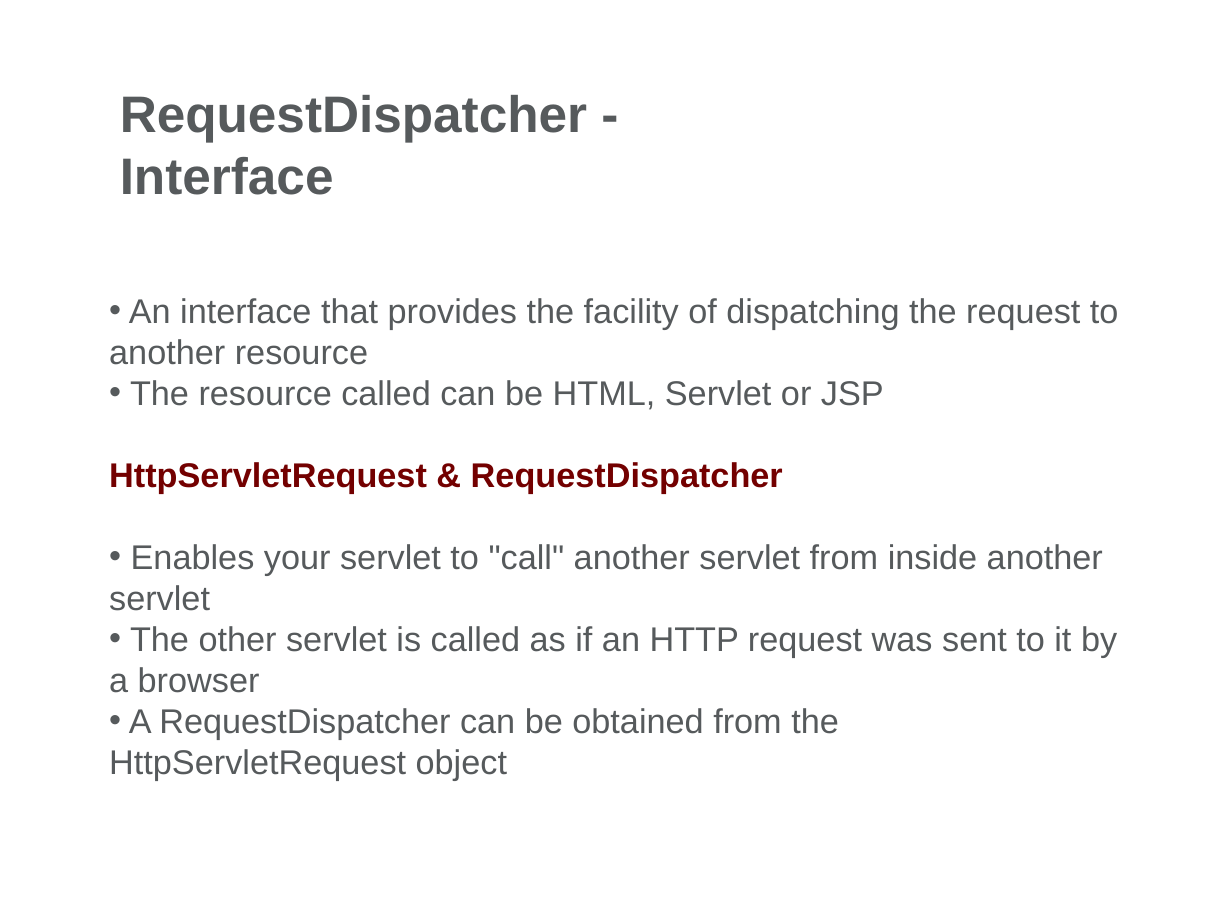
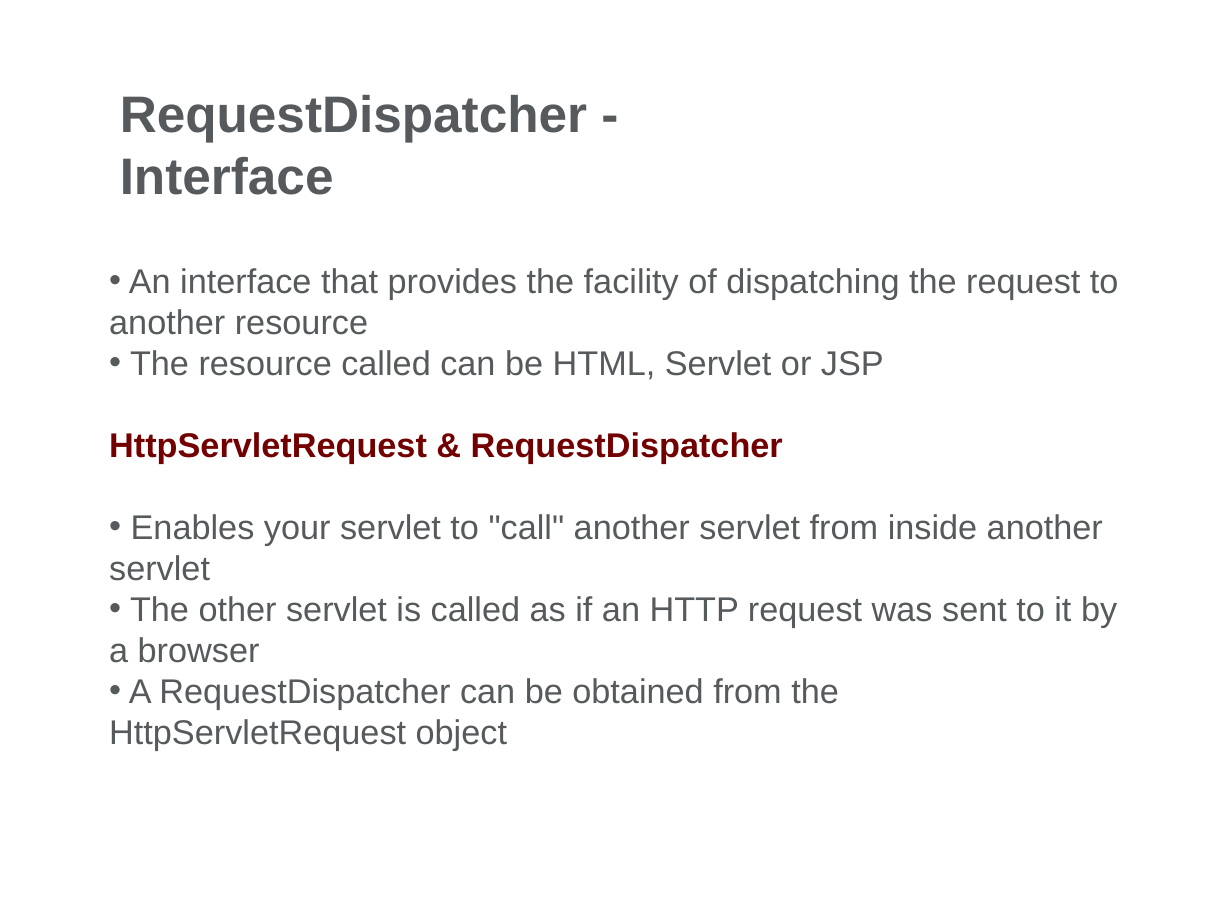
Before and after one commit to mihalceama/JavaDocs, a slide deck: slide 13 of Servlets/Day2/Docs/Web Presentation-Part2.pptx. Drawn at 1232x924 pixels with LibreOffice and Linux fonts; fonts in the diff are those of the drawing; background and template pictures are left out. Boxes give left, top, right and bottom in pixels: in the first picture for what was removed or moved away, otherwise in the second. Text is boxed around its words. In the diff, an @@ line names an element or a change of style, - is before the commit and + after.

```diff
--- a/Servlets/Day2/Docs/Web Presentation-Part2.pptx
+++ b/Servlets/Day2/Docs/Web Presentation-Part2.pptx
@@ text "An interface that provides the ...": place and size @@
-text "An interface that provides the ..." at [109,298,1119,781]
+text "An interface that provides the ..." at [109,268,1119,751]
```
Also in this commit, not shown: 2 other slides changed, 8 other files.
